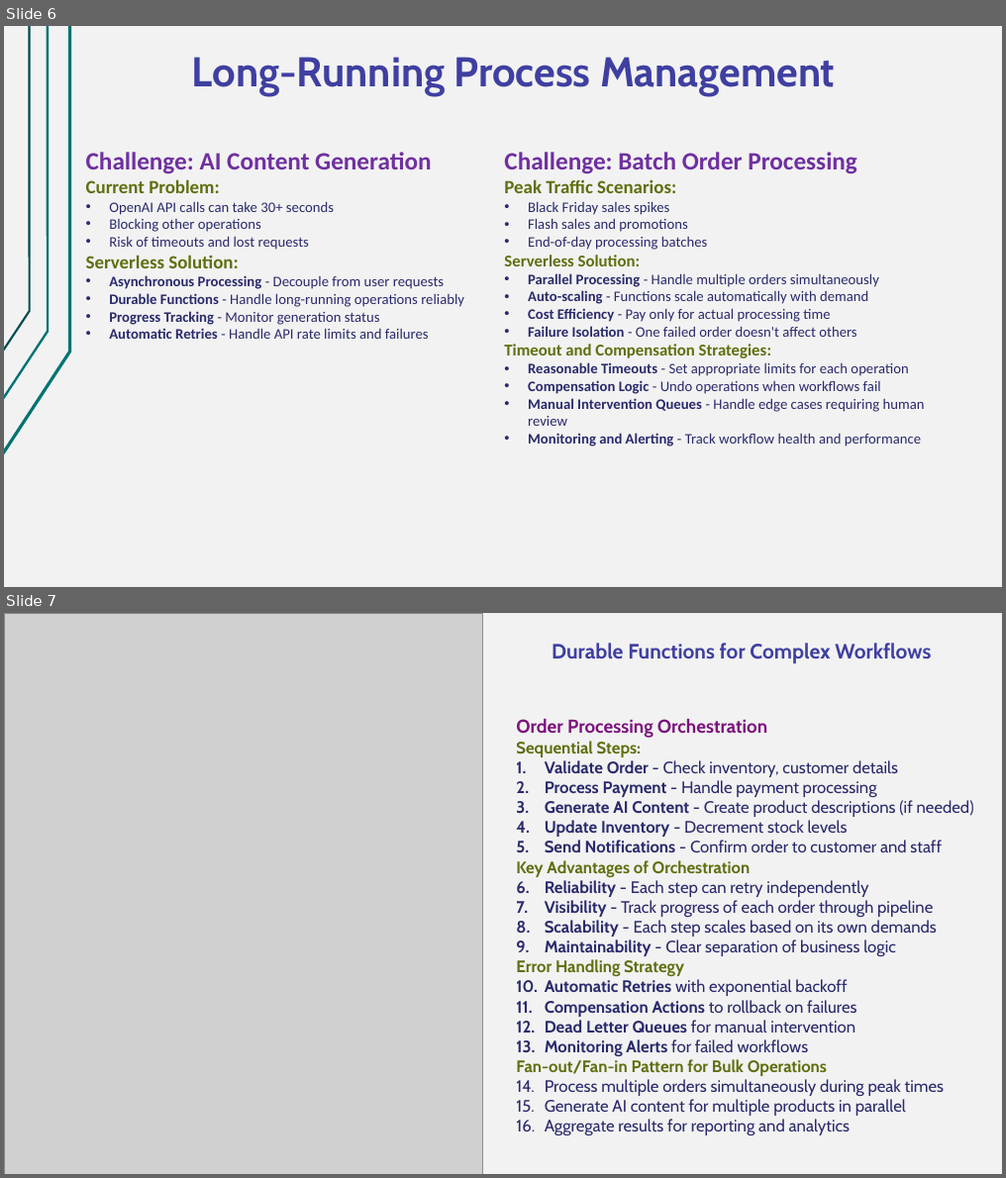
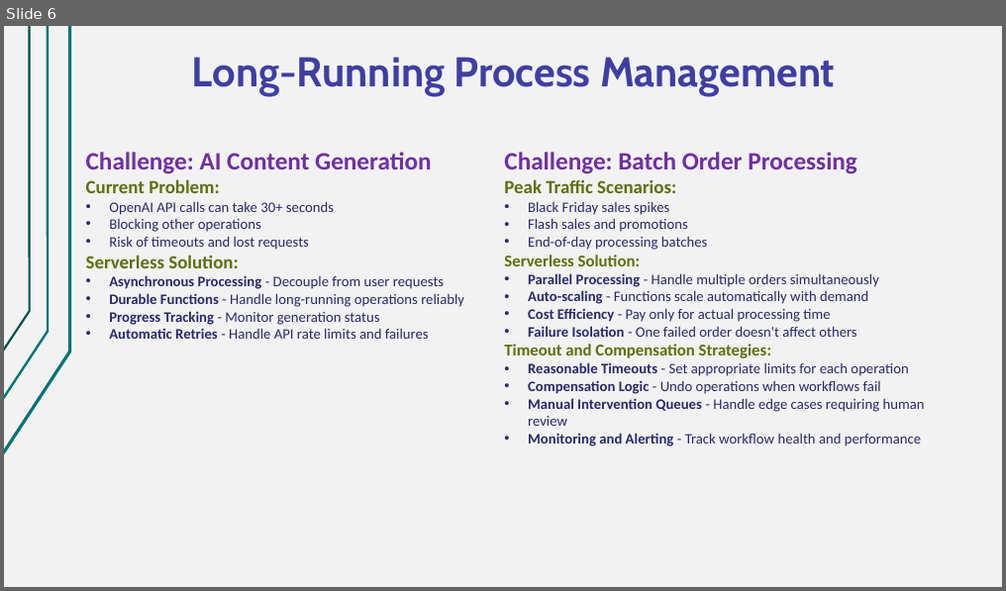
Before and after one commit to Nikolai-Semko/CST8917_Final_Oral_Exam, a slide deck: CST8917_Final_Oral_Exam_Presentation.pptx. Shown one above the other, each under a label of ours: slides 6 and 7 before the commit, slide 6 after it. The pictures are 1006x1178 and 1006x591 pixels, drawn with LibreOffice and Linux fonts; fonts in the diff are those of the drawing; grey boxes stand for pictures. Boxes give left, top, right and bottom in pixels: in the first picture for what was removed or moved away, otherwise in the second. Text is boxed around its words. In the diff, an @@ line names an element or a change of style, - is before the commit and + after.

```diff
--- a/CST8917_Final_Oral_Exam_Presentation.pptx
+++ b/CST8917_Final_Oral_Exam_Presentation.pptx
@@ slide 7 removed at (4,613,1002,1174), background #F2F2F2; not listed: 3 template elements that a slide beside it also shows @@
@@ picture removed at (4,613,483,1174) @@
@@ text removed at (551,643,931,663) @@
-Durable Functions for Complex Workflows
@@ text removed at (516,719,974,1136) @@
-Order Processing Orchestration
-Sequential Steps:
-1. Validate Order - Check inventory, customer details
-2. Process Payment - Handle payment processing
-3. Generate AI Content - Create product descriptions (if needed)
-4. Update Inventory - Decrement stock levels
-5. Send Notifications - Confirm order to customer and staff
-Key Advantages of Orchestration
-1. Reliability - Each step can retry independently
-2. Visibility - Track progress of each order through pipeline
-3. Scalability - Each step scales based on its own demands
-4. Maintainability - Clear separation of business logic
-Error Handling Strategy
-1. Automatic Retries with exponential backoff
-2. Compensation Actions to rollback on failures
-3. Dead Letter Queues for manual intervention
-4. Monitoring Alerts for failed workflows
-Fan-out/Fan-in Pattern for Bulk Operations
-1. Process multiple orders simultaneously during peak times
-2. Generate AI content for multiple products in parallel
-3. Aggregate results for reporting and analytics
```
Also in this commit, not shown: 6 slides added, 4 other slides removed, 1 other file.
